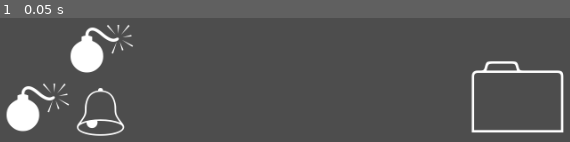
Above: before the commit, frame 1.
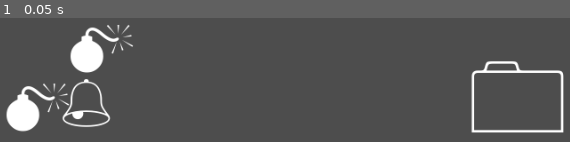
Above: after the commit, the same moment.

Repository: HyperGameDev/wingdingsgame
Game: Godot game, scene res://level_2.tscn
Same seed, same stepped clock (60 frames per second), same inputs: the game is played once before the commit and once after it. This scene is started directly instead of the project's main scene.
Inputs:
- Up to frame 1 (0.05 s): no input

The runs differ from the first frame. In frame 1, 1.4% of the frame differs, in the area x 10-22%, y 49-96%.

Commit message:
game done!

Diff:
--- /dev/null
+++ b/color_swap.gdshader
@@ -0,0 +1,20 @@
+shader_type canvas_item;
+
+uniform sampler2D screen_texture : hint_screen_texture;
+uniform int mode = 0;
+
+void fragment() {
+    vec4 px = texture(screen_texture, SCREEN_UV);
+
+    // Change white (pure white or near white) to yellow
+    if (px.r > 0.95 && px.g > 0.95 && px.b > 0.95) {
+        px.rgb = vec3(1.0, 1.0, 0.0); // Yellow
+    }
+
+    // Apply mode-based color manipulation
+    if (mode == 1) { px = px.gbra; }
+    if (mode == 2) { px = px.brga; }
+    if (mode == 3) { px = px.bgra; }
+
+    COLOR = vec4(px.rgb, 1.0);
+}
--- a/folder.gd
+++ b/folder.gd
@@ -11,7 +11,6 @@
 
 func _on_body_entered(body) -> void:
 	if is_open and body is Player:
-		print("MMMM")
 		SignalBus.update_level.emit()
 		var next_level: Node2D = load(Globals.levels[Globals.level]).instantiate()
 		Level_Node.ref.add_child(next_level)
--- a/ghost.gd
+++ b/ghost.gd
@@ -5,6 +5,8 @@
 @onready var timer: Timer = $Timer
 
 @onready var collision: CollisionShape2D = $Collision
+
+var player_under: bool = false
 
 var is_ghost: bool = true
 
@@ -28,25 +30,30 @@
 	ghost_length = randf_range(1.,2.)
 
 func _on_body_entered(body) -> void:
+	if body is Player:
+		player_under = true
 	if not player_seen:
 		if body is Player:
-			if label_ghost.modulate.a == 1:
+			if label_ghost.modulate.a >= .7:
 				player_seen = true
 				SignalBus.enemy_touched.emit()
 
 func _on_body_exited(body) -> void:
 	if body is Player:
 		player_seen = false
+		player_under = false
 
 func _on_timer_timeout() -> void:
 	if not is_ghost:
 		is_ghost = true
 		var tween: Tween = create_tween()
 		tween.tween_property(label_ghost,"modulate:a",0.,.3)
-		collision.disabled = true
+		#collision.disabled = true
 
 	else:
 		is_ghost = false
+		if player_under:
+			SignalBus.enemy_touched.emit()
 		var tween: Tween = create_tween()
 		tween.tween_property(label_ghost,"modulate:a",1.,.3)
-		collision.disabled = false
+		#collision.disabled = false
--- a/globals.gd
+++ b/globals.gd
@@ -1,4 +1,7 @@
 extends Node
+
+var timer_running: bool = true
+var time: float = 0.0
 
 const START_POS: Vector2 = Vector2(0.0,384.0)
 
@@ -14,11 +17,15 @@
 	"res://level_1.tscn",
 	"res://level_2.tscn",
 	"res://level_3.tscn",
-	"res://level_4.tscn"
+	"res://level_4.tscn",
+	"res://level_5.tscn",
+	"res://level_final.tscn"
 
 ]
 
-func _process(_delta: float) -> void:
+func _process(delta: float) -> void:
+	if timer_running:
+		time += delta
 	if level > 0 and current_bells == 0 and not no_more_bells:
 		no_more_bells = true
 		if not current_folder == null:
@@ -32,6 +39,16 @@
 
 func _on_update_level() -> void:
 	level += 1
+	if Globals.level == 6:
+		print("MMMM")
+		timer_running = false
+		if time < 45.:
+			SignalBus.stars.emit(3)
+		elif time < 90.:
+			SignalBus.stars.emit(2)
+		else:
+			SignalBus.stars.emit(1)
+
 	no_more_bells = false
 
 
@@ -41,5 +58,7 @@
 	level = 1
 	current_bells = 0
 	no_more_bells = false
+	time = 0.0
+	timer_running = true
 
 	get_tree().reload_current_scene()
--- a/level_2.tscn
+++ b/level_2.tscn
@@ -16,7 +16,7 @@
 position = Vector2(0, 448)
 
 [node name="Label_Bell" parent="." instance=ExtResource("2_nmjpi")]
-position = Vector2(312, 384)
+position = Vector2(296, 374)
 
 [node name="Folder" parent="." instance=ExtResource("3_xdadj")]
 position = Vector2(736, 378)
--- /dev/null
+++ b/level_5.tscn
@@ -0,0 +1,83 @@
+[gd_scene load_steps=7 format=3 uid="uid://rhdrur4fq7yj"]
+
+[ext_resource type="PackedScene" uid="uid://doeq5ncbvqkgp" path="res://label_bell.tscn" id="1_8ons7"]
+[ext_resource type="PackedScene" uid="uid://hwplvo8miasa" path="res://platform.tscn" id="2_tac4s"]
+[ext_resource type="PackedScene" uid="uid://bas1p7jkp56oj" path="res://folder.tscn" id="3_qhsfq"]
+[ext_resource type="PackedScene" uid="uid://br66k50gttw1q" path="res://ghost.tscn" id="3_tac4s"]
+[ext_resource type="PackedScene" uid="uid://lfos343l71fg" path="res://ice_big.tscn" id="4_kcwpe"]
+[ext_resource type="PackedScene" uid="uid://ch21db6y0i2es" path="res://bomb.tscn" id="5_j6qfn"]
+
+[node name="Level" type="Node2D"]
+
+[node name="Label_Bell" parent="." instance=ExtResource("1_8ons7")]
+position = Vector2(0, 24)
+
+[node name="Label_Bell2" parent="." instance=ExtResource("1_8ons7")]
+position = Vector2(832, 24)
+
+[node name="Platform" parent="." instance=ExtResource("2_tac4s")]
+position = Vector2(0, 88)
+
+[node name="Platform13" parent="." instance=ExtResource("2_tac4s")]
+position = Vector2(699, 88)
+
+[node name="Platform14" parent="." instance=ExtResource("2_tac4s")]
+position = Vector2(853, 88)
+
+[node name="Platform2" parent="." instance=ExtResource("2_tac4s")]
+position = Vector2(0, 107)
+
+[node name="Platform3" parent="." instance=ExtResource("2_tac4s")]
+position = Vector2(0, 126)
+
+[node name="Platform4" parent="." instance=ExtResource("2_tac4s")]
+position = Vector2(0, 146)
+
+[node name="Platform5" parent="." instance=ExtResource("2_tac4s")]
+position = Vector2(0, 165)
+
+[node name="Platform6" parent="." instance=ExtResource("2_tac4s")]
+position = Vector2(0, 185)
+
+[node name="Platform7" parent="." instance=ExtResource("2_tac4s")]
+position = Vector2(0, 205)
+
+[node name="Platform8" parent="." instance=ExtResource("2_tac4s")]
+position = Vector2(0, 225)
+
+[node name="Platform9" parent="." instance=ExtResource("2_tac4s")]
+position = Vector2(0, 244)
+
+[node name="Platform10" parent="." instance=ExtResource("2_tac4s")]
+position = Vector2(0, 263)
+
+[node name="Ghost" parent="." instance=ExtResource("3_tac4s")]
+position = Vector2(104, 376)
+
+[node name="Platform11" parent="." instance=ExtResource("2_tac4s")]
+position = Vector2(0, 282)
+
+[node name="Platform12" parent="." instance=ExtResource("2_tac4s")]
+position = Vector2(0, 301)
+
+[node name="Marker2D" type="Marker2D" parent="."]
+position = Vector2(0, 448)
+
+[node name="Folder" parent="." instance=ExtResource("3_qhsfq")]
+position = Vector2(688, 376)
+
+[node name="RigidBody2D" parent="." instance=ExtResource("4_kcwpe")]
+position = Vector2(780, 338)
+can_sleep = false
+
+[node name="Ghost3" parent="." instance=ExtResource("3_tac4s")]
+position = Vector2(388, 157)
+
+[node name="Bomb2" parent="." instance=ExtResource("5_j6qfn")]
+position = Vector2(472, 155)
+
+[node name="Bomb4" parent="." instance=ExtResource("5_j6qfn")]
+position = Vector2(557, 154)
+
+[node name="Ghost2" parent="." instance=ExtResource("3_tac4s")]
+position = Vector2(636, 157)
--- /dev/null
+++ b/level_final.tscn
@@ -0,0 +1,27 @@
+[gd_scene load_steps=3 format=3 uid="uid://cn8761nqtjjcq"]
+
+[ext_resource type="Script" uid="uid://onl7cgqbbmn4" path="res://restart.gd" id="3_t0pjf"]
+
+[sub_resource type="RectangleShape2D" id="RectangleShape2D_vonw3"]
+size = Vector2(80, 74)
+
+[node name="Level" type="Node2D"]
+
+[node name="Marker2D" type="Marker2D" parent="."]
+position = Vector2(0, 448)
+
+[node name="Restart" type="Area2D" parent="."]
+position = Vector2(496, 376)
+script = ExtResource("3_t0pjf")
+
+[node name="Label_Folder" type="Label" parent="Restart"]
+offset_left = 16.0
+offset_top = -32.0
+offset_right = 192.0
+offset_bottom = 147.0
+theme_override_font_sizes/font_size = 111
+text = "P"
+
+[node name="CollisionShape2D" type="CollisionShape2D" parent="Restart"]
+position = Vector2(88, 27)
+shape = SubResource("RectangleShape2D_vonw3")
--- a/m.tscn
+++ b/m.tscn
@@ -7,6 +7,7 @@
 [ext_resource type="Shader" uid="uid://dwxjbcrnawdl1" path="res://damage.gdshader" id="4_feo16"]
 [ext_resource type="Script" uid="uid://4j4k5bu3884i" path="res://level_node.gd" id="5_dnbgo"]
 [ext_resource type="PackedScene" uid="uid://bpafo7t4j4d83" path="res://level_1.tscn" id="6_dnbgo"]
+[ext_resource type="Shader" uid="uid://emj3tnq6pxdb" path="res://color_swap.gdshader" id="8_avyh0"]
 
 [sub_resource type="Gradient" id="Gradient_torwd"]
 offsets = PackedFloat32Array(0, 0.501217)
@@ -43,6 +44,17 @@
 [sub_resource type="WorldBoundaryShape2D" id="WorldBoundaryShape2D_dnbgo"]
 
 [sub_resource type="WorldBoundaryShape2D" id="WorldBoundaryShape2D_avyh0"]
+
+[sub_resource type="ShaderMaterial" id="ShaderMaterial_hd1ut"]
+shader = ExtResource("8_avyh0")
+shader_parameter/mode = 0
+
+[sub_resource type="Gradient" id="Gradient_xsw1n"]
+offsets = PackedFloat32Array(0.982517)
+colors = PackedColorArray(1, 0, 0, 1)
+
+[sub_resource type="GradientTexture2D" id="GradientTexture2D_lr0gk"]
+gradient = SubResource("Gradient_xsw1n")
 
 [node name="Main_Scene" type="Node2D"]
 script = ExtResource("1_nkbvh")
@@ -101,10 +113,11 @@
 text = "NMwb6P"
 
 [node name="Hbox_Level" type="HBoxContainer" parent="."]
-offset_left = 16.0
-offset_right = 224.0
+offset_left = 280.0
+offset_right = 620.0
 offset_bottom = 52.0
 theme_override_constants/separation = 24
+alignment = 1
 
 [node name="Label_Level" parent="Hbox_Level" instance=ExtResource("1_s3bci")]
 layout_mode = 2
@@ -121,6 +134,15 @@
 [node name="Label_Level4" parent="Hbox_Level" instance=ExtResource("1_s3bci")]
 layout_mode = 2
 my_level = 4
+
+[node name="Label_Level5" parent="Hbox_Level" instance=ExtResource("1_s3bci")]
+layout_mode = 2
+my_level = 5
+
+[node name="Label_Level6" parent="Hbox_Level" instance=ExtResource("1_s3bci")]
+layout_mode = 2
+text = "P"
+my_level = 6
 
 [node name="Player" type="CharacterBody2D" parent="."]
 position = Vector2(0, 384)
@@ -196,3 +218,9 @@
 position = Vector2(900, 328)
 rotation = 4.71238
 shape = SubResource("WorldBoundaryShape2D_avyh0")
+
+[node name="Post_color" type="TextureRect" parent="."]
+material = SubResource("ShaderMaterial_hd1ut")
+offset_right = 1008.0
+offset_bottom = 672.0
+texture = SubResource("GradientTexture2D_lr0gk")
--- a/main_scene.gd
+++ b/main_scene.gd
@@ -1 +1,39 @@
 extends Node2D
+@onready var post_color: TextureRect = $Post_color
+
+@onready var star_1: Label = $Stars/MarginContainer/Hbox/Star_1
+@onready var star_2: Label = $Stars/MarginContainer/Hbox/Star_2
+@onready var star_3: Label = $Stars/MarginContainer/Hbox/Star_3
+
+func _ready() -> void:
+	var color_mat: ShaderMaterial = post_color.get_material()
+	color_mat.set_shader_parameter("mode",randi_range(0,3))
+	SignalBus.stars.connect(_on_stars)
+
+func _on_stars(star_number) -> void:
+	match star_number:
+		3:
+			await get_tree().create_timer(.4)
+			star_1.visible = true
+			await get_tree().create_timer(.4)
+			star_2.visible = true
+			await get_tree().create_timer(.4)
+			star_3.visible = true
+			await get_tree().create_timer(.4)
+			SignalBus.show_flag.emit()
+		2:
+			await get_tree().create_timer(.4)
+			star_1.visible = true
+			await get_tree().create_timer(.4)
+			star_2.visible = true
+			await get_tree().create_timer(.4)
+			SignalBus.show_flag.emit()
+		1:
+			await get_tree().create_timer(.4)
+			star_2.visible = true
+			await get_tree().create_timer(.4)
+			SignalBus.show_flag.emit()
+		_:
+			pass
+			await get_tree().create_timer(.4)
+			SignalBus.show_flag.emit()
--- /dev/null
+++ b/restart.gd
@@ -0,0 +1,12 @@
+extends Area2D
+
+func _ready() -> void:
+	SignalBus.show_flag.connect(_on_show_flag)
+	body_entered.connect(_on_body_entered)
+
+func _on_show_flag() -> void:
+	visible = true
+
+func _on_body_entered(body) -> void:
+	if body is Player:
+		SignalBus.restart.emit()
--- a/signal_bus.gd
+++ b/signal_bus.gd
@@ -3,7 +3,10 @@
 
 @warning_ignore_start("unused_signal")
 
+signal show_flag
 signal enemy_touched
 signal update_level
 
 signal restart
+
+signal stars
Not shown, added: color_swap.gdshader.uid
Not shown, added: export/index.apple-touch-icon.png.import
Not shown, added: export/index.icon.png.import
Not shown, added: export/index.png.import
Not shown, added: export_presets.cfg
Not shown: 1 places in m.tscn that only renumber resources
Not shown, added: restart.gd.uid
Not shown, added: export/export.zip
Not shown, added: export/index.apple-touch-icon.png
Not shown, added: export/index.audio.position.worklet.js
Not shown, added: export/index.audio.worklet.js
Not shown, added: export/index.html
(and 5 more such lines)
